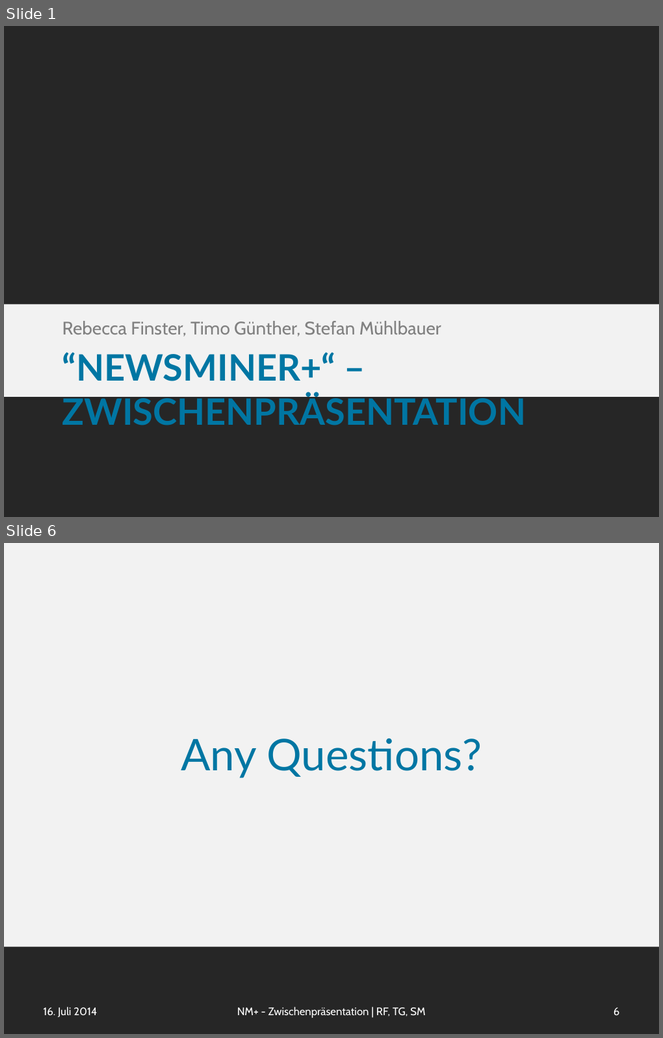
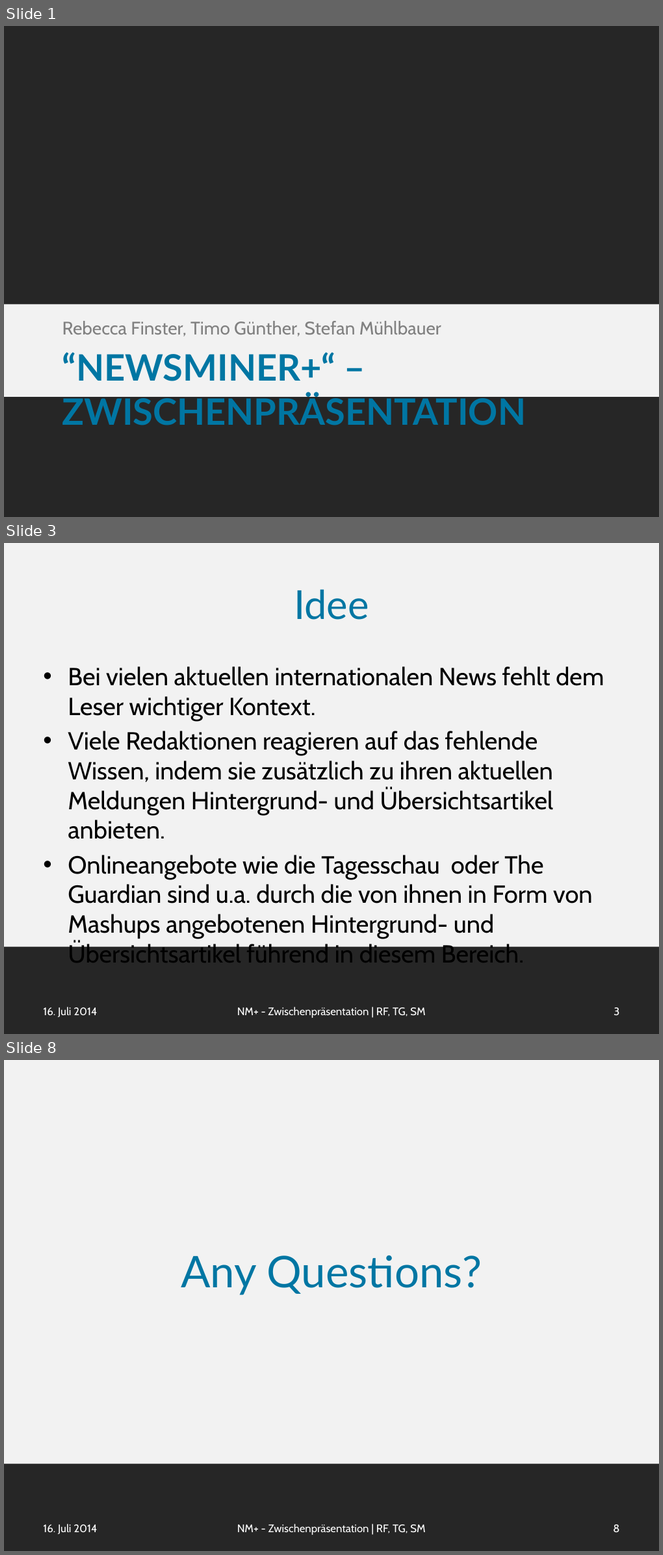
Before and after one commit to smba/newsminer, a slide deck: Presentation/newsminer_plus.pptx. Shown one above the other, each under a label of ours: slides 1 and 6 before the commit, slides 1, 3 and 8 after it; the slides between them are not shown. The pictures are 663x1038 and 663x1555 pixels, drawn with LibreOffice and Linux fonts; fonts in the diff are those of the drawing. Boxes give left, top, right and bottom in pixels: in the first picture for what was removed or moved away, otherwise in the second. Text is boxed around its words. In the diff, an @@ line names an element or a change of style, - is before the commit and + after.

```diff
--- a/Presentation/newsminer_plus.pptx
+++ b/Presentation/newsminer_plus.pptx
@@ slide 3 added at (4, 543, 659, 1034), background #F2F2F2; not listed: 1 template element that a slide beside it also shows @@
@@ title added at (294, 589, 369, 620), 44 pt, text #0076A3 @@
+Idee
@@ text added at (68, 667, 604, 939), 27.2 pt, text #000000 @@
+• Bei vielen aktuellen internationalen News fehlt dem Leser wichtiger Kontext.
+• Viele Redaktionen reagieren auf das fehlende Wissen, indem sie zusätzlich zu ihren aktuellen Meldungen Hintergrund- und Übersichtsartikel anbieten.
+• Onlineangebote wie die Tagesschau oder The Guardian sind u.a. durch die von ihnen in Form von Mashups angebotenen Hintergrund- und Übersichtsartikel führend in diesem Bereich.
@@ text added at (43, 1007, 97, 1017), 12 pt, text #FFFFFF @@
+16. Juli 2014
@@ text added at (237, 1007, 425, 1018), 12 pt, text #FFFFFF @@
+NM+ - Zwischenpräsentation | RF, TG, SM
@@ page number added at (614, 1008, 620, 1016), 12 pt, text #FFFFFF @@
+3
@@ what was slide 6 is now slide 8 @@
@@ page number at (613, 1525, 620, 1533): text changed @@
-6
+8
```
Also in this commit, not shown: 4 slides changed, 5 other slides added, 2 other files.
